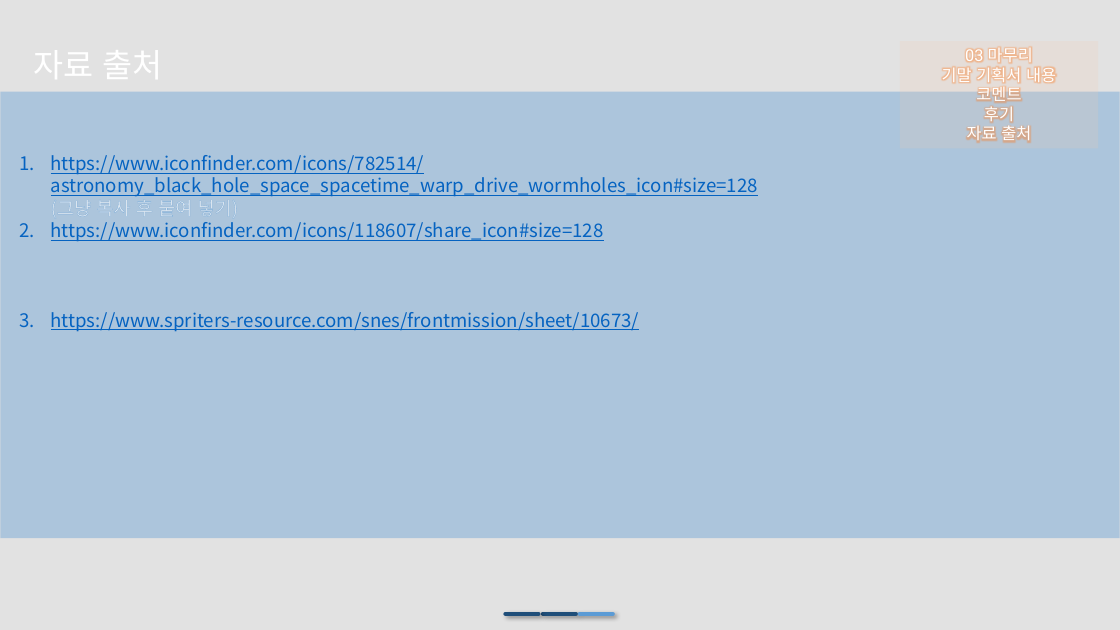
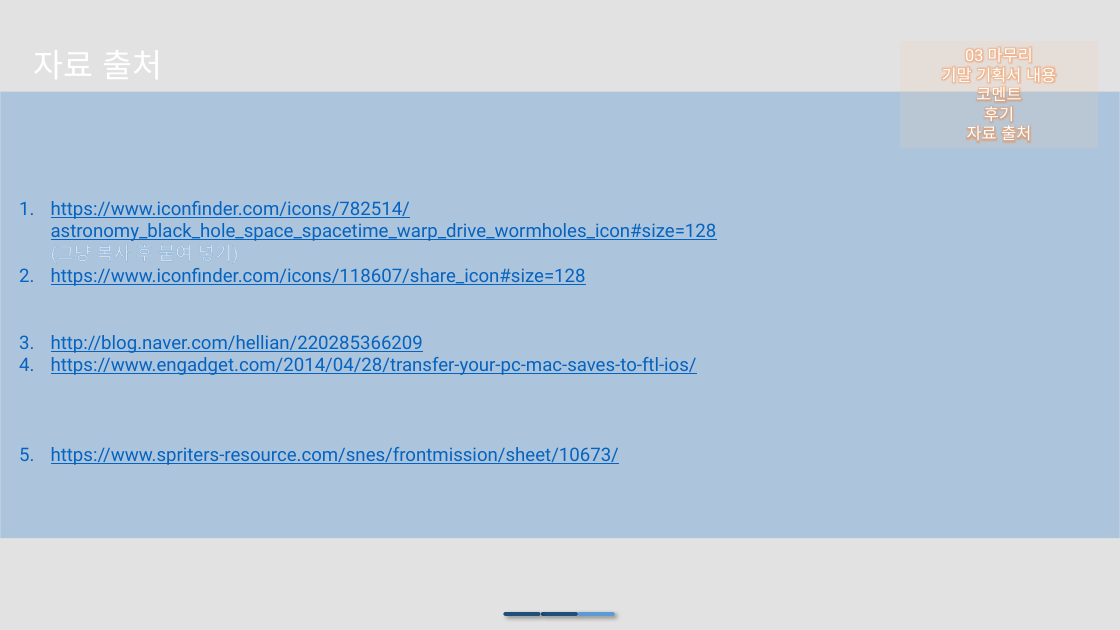
Before and after one commit to iconstudio/2017-Platformer, a slide deck: slide 17 of slides/Cosmos_20171105.pptx (slide 16 before the commit). Drawn at 1120x630 pixels with LibreOffice and Linux fonts; fonts in the diff are those of the drawing; background and template pictures are left out. Boxes give left, top, right and bottom in pixels: in the first picture for what was removed or moved away, otherwise in the second. Text is boxed around its words. In the diff, an @@ line names an element or a change of style, - is before the commit and + after.

```diff
--- a/slides/Cosmos_20171105.pptx
+++ b/slides/Cosmos_20171105.pptx
@@ text at <box>51,201,717,465</box>: font Noto Sans CJK KR to Roboto in "https://www.iconfinder.com/icons/782514/astronomy_black_hole ...", "https://www.iconfinder.com/icons/118607/share_icon#size=128", "https://www.spriters-resource.com/snes/frontmission/sheet/10 ..." @@
@@ text at <box>51,335,697,375</box>: paragraphs added @@
+3. http://blog.naver.com/hellian/220285366209
+4. https://www.engadget.com/2014/04/28/transfer-your-pc-mac-saves-to-ftl-ios/
```
Also in this commit, not shown: 4 other slides changed, 1 slide added, 1 other file.
